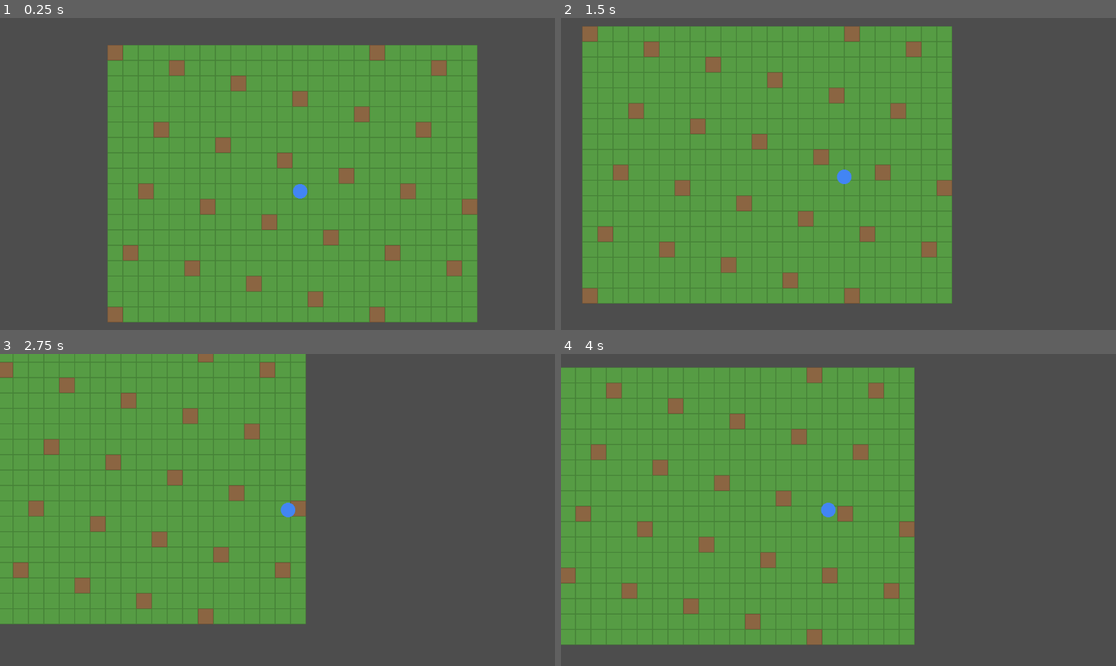
Above: before the commit, frames 1-4 (two rows, left to right).
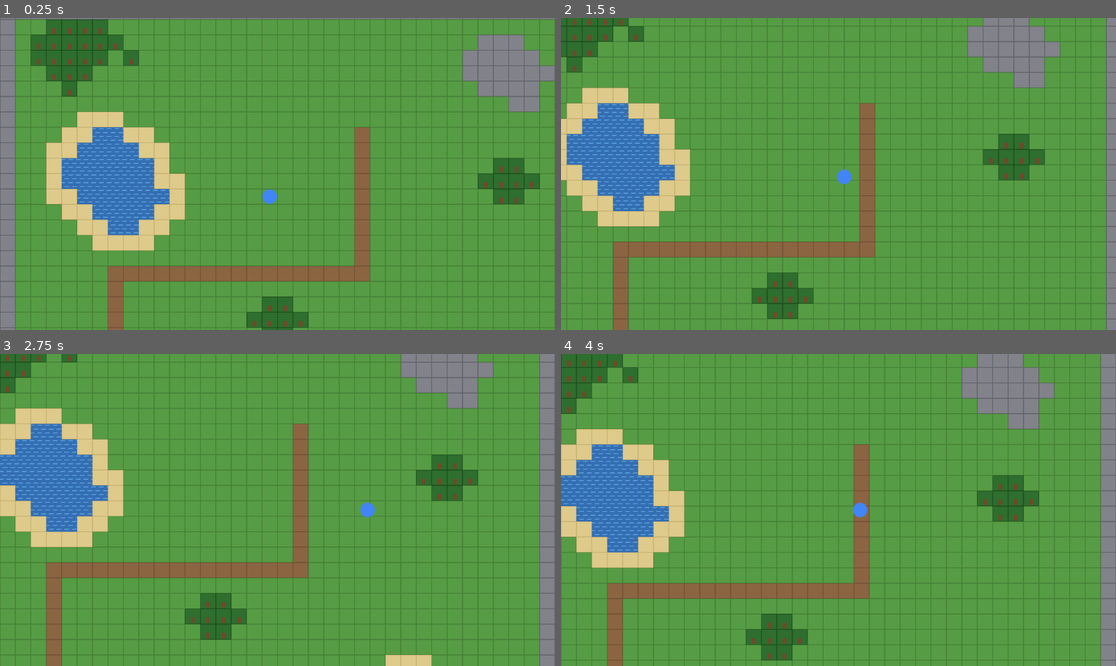
Above: after the commit, the same moments.

Repository: ozcinarece/Rable
Game: Godot game, scene res://scenes/World.tscn
Same seed, same stepped clock (60 frames per second), same inputs: the game is played once before the commit and once after it.
Inputs (mouse positions are in pixels of both pictures, inside the frame that each line leads up to):
- Up to frame 1 (0.25 s): no input
- Up to frame 2 (1.5 s): move the mouse to (960, 158) at 0.52 s; hold D 0.53-1.25 s; click (960, 158) at 0.67 s; drag from (727, 189) to (810, 236) at 1.27 s
- Up to frame 3 (2.75 s): move the mouse to (333, 441) at 2.02 s; hold D from 2.03 s (still down)
- Up to frame 4 (4 s): release D at 2.75 s; drag from (810, 572) to (672, 463) at 2.77 s; move the mouse to (1005, 556) at 3.52 s; hold A from 3.53 s (still down)

The runs differ from the first frame. In frame 1, 57% of the frame differs, in the area x 0-100%, y 0-100%; in frame 2, 55%; in frame 3, 69%; in frame 4, 62%.

Commit message:
El yapimi ASCII harita sistemi ekle
- scripts/map_data.gd: 40x26 el tasarimi harita (cim, toprak, kum,
  su, tas, agac + P spawn noktasi). Satirlari duzenleyerek harita
  degistirilebilir; ileride prosedurel uretec ayni formati kullanacak.
- scripts/world.gd: ASCII haritayi okuyup TileMap'e doser; su/tas/agac
  tile'larina carpisma kutusu ekler (uzerinden yurunemez), oyuncuyu
  P noktasina koyar, kamerayi harita sinirlarina kilitler.
- Yeni placeholder tile gorselleri: sand, water (dalga desenli),
  stone, tree (gövdeli).

Diff:
--- /dev/null
+++ b/scripts/map_data.gd
@@ -0,0 +1,44 @@
+extends RefCounted
+## El yapimi ASCII harita verisi.
+## Her karakter bir tile'a karsilik gelir:
+##   .  cim     (yurunebilir)
+##   d  toprak  (yurunebilir)
+##   s  kum     (yurunebilir)
+##   ~  su      (engel)
+##   #  tas     (engel - ileride kazilabilir olacak)
+##   T  agac    (engel - ileride odun kaynagi olacak)
+##   P  oyuncunun baslangic noktasi (altina cim doselenir)
+##
+## Haritayi degistirmek icin sadece asagidaki satirlari duzenlemek yeterli.
+## Tum satirlar ayni uzunlukta olmali ve haritada tam bir tane P olmali.
+## Ileride prosedurel uretime gecildiginde ayni format kullanilacak:
+## ureteci fonksiyon da boyle bir String dizisi dondurecek.
+
+const MAP: Array[String] = [
+	"########################################",
+	"#..TTTT................................#",
+	"#.TTTTTT.......................###.....#",
+	"#.TTTTT.T.....................#####....#",
+	"#..TTT........................######...#",
+	"#...T..........................####....#",
+	"#................................##....#",
+	"#....sss...............................#",
+	"#...ss~~ss.............d...............#",
+	"#..ss~~~~ss............d...............#",
+	"#..s~~~~~~s............d........TT.....#",
+	"#..s~~~~~~ss...........d.......TTTT....#",
+	"#..ss~~~~~~s.....P.....d........TT.....#",
+	"#...ss~~~~ss...........d...............#",
+	"#....ss~~ss............d...............#",
+	"#.....ssss.............d...............#",
+	"#......................d...............#",
+	"#......ddddddddddddddddd...............#",
+	"#......d...............................#",
+	"#......d.........TT....................#",
+	"#......d........TTTT...................#",
+	"#......d.........TT....................#",
+	"#......d...............................#",
+	"#......d.....................sss.......#",
+	"#............................s~ss......#",
+	"########################################",
+]
--- a/scripts/world.gd
+++ b/scripts/world.gd
@@ -1,56 +1,89 @@
 extends Node2D
-## Oyun dunyasini kuran script.
-## Zemin (cim/toprak) tile'larini kod ile olusturup TileMap'e yerlestirir,
-## boylece Godot editorunde elle tile boyamaya gerek kalmaz.
+## Oyun dunyasini scripts/map_data.gd icindeki ASCII haritadan kurar.
 ##
-## Ileride buraya crafting, gece/gunduz dongusu, kazma gibi sistemler
-## World sahnesine yeni child node / script olarak eklenebilir;
-## bu script sadece zemin ve oyuncunun baslangic konumundan sorumludur.
+## Sorumluluklari:
+##   1. Tile gorselleri + carpismalari iceren TileSet'i kod ile olusturmak
+##   2. ASCII haritayi okuyup TileMap'e dosemek
+##   3. Oyuncuyu haritadaki P noktasina yerlestirmek
+##   4. Kamerayi harita sinirlarina kilitlemek
+##
+## Ileride prosedurel harita uretimine gecerken sadece MAP verisinin
+## geldigi yer degisecek; buradaki doseme mantigi ayni kalacak.
 
 const TILE_SIZE: int = 32
-const MAP_WIDTH: int = 24   # tile sayisi (yatay)
-const MAP_HEIGHT: int = 18  # tile sayisi (dikey)
+const MapData = preload("res://scripts/map_data.gd")
 
-const GRASS_SOURCE_ID: int = 0
-const DIRT_SOURCE_ID: int = 1
+# Harita karakteri -> tile tanimi.
+# "solid" true olan tile'lara carpisma kutusu eklenir (uzerinden yurunemez).
+const TILE_DEFS: Dictionary = {
+	".": {"texture": "res://assets/tiles/grass.png", "solid": false},
+	"d": {"texture": "res://assets/tiles/dirt.png", "solid": false},
+	"s": {"texture": "res://assets/tiles/sand.png", "solid": false},
+	"~": {"texture": "res://assets/tiles/water.png", "solid": true},
+	"#": {"texture": "res://assets/tiles/stone.png", "solid": true},
+	"T": {"texture": "res://assets/tiles/tree.png", "solid": true},
+}
 
 @onready var ground_tile_map: TileMap = $GroundTileMap
 @onready var player: CharacterBody2D = $Player
 
+# Hangi karakterin TileSet'te hangi source id'ye karsilik geldigini tutar
+var _char_to_source_id: Dictionary = {}
+
 func _ready() -> void:
 	ground_tile_map.tile_set = _build_tile_set()
-	_generate_ground()
-	_center_player()
+	_build_map_from_ascii()
 
-# Grass ve dirt placeholder tile'larini iceren bir TileSet kaynagi olusturur.
+# Tum tile turlerini (gorsel + gerekiyorsa carpisma) iceren TileSet olusturur.
 func _build_tile_set() -> TileSet:
 	var tile_set := TileSet.new()
 	tile_set.tile_size = Vector2i(TILE_SIZE, TILE_SIZE)
+	tile_set.add_physics_layer()  # engel tile'larin carpisma katmani
 
-	var grass_source := TileSetAtlasSource.new()
-	grass_source.texture = load("res://assets/tiles/grass.png")
-	grass_source.texture_region_size = Vector2i(TILE_SIZE, TILE_SIZE)
-	grass_source.create_tile(Vector2i(0, 0))
-	tile_set.add_source(grass_source, GRASS_SOURCE_ID)
+	var next_id := 0
+	for ch in TILE_DEFS:
+		var def: Dictionary = TILE_DEFS[ch]
+		var source := TileSetAtlasSource.new()
+		source.texture = load(def["texture"])
+		source.texture_region_size = Vector2i(TILE_SIZE, TILE_SIZE)
+		source.create_tile(Vector2i(0, 0))
 
-	var dirt_source := TileSetAtlasSource.new()
-	dirt_source.texture = load("res://assets/tiles/dirt.png")
-	dirt_source.texture_region_size = Vector2i(TILE_SIZE, TILE_SIZE)
-	dirt_source.create_tile(Vector2i(0, 0))
-	tile_set.add_source(dirt_source, DIRT_SOURCE_ID)
+		if def["solid"]:
+			# Tile'in tamamini kaplayan kare bir carpisma poligonu ekle
+			var tile_data: TileData = source.get_tile_data(Vector2i(0, 0), 0)
+			tile_data.add_collision_polygon(0)
+			var h := TILE_SIZE / 2.0
+			tile_data.set_collision_polygon_points(0, 0, PackedVector2Array([
+				Vector2(-h, -h), Vector2(h, -h), Vector2(h, h), Vector2(-h, h),
+			]))
+
+		tile_set.add_source(source, next_id)
+		_char_to_source_id[ch] = next_id
+		next_id += 1
 
 	return tile_set
 
-# Zemini cim ile doldurur, gorsel cesitlilik icin sabit bir desende toprak serpistirir.
-func _generate_ground() -> void:
-	for x in range(MAP_WIDTH):
-		for y in range(MAP_HEIGHT):
-			var source_id := GRASS_SOURCE_ID
-			if (x * 3 + y * 5) % 17 == 0:
-				source_id = DIRT_SOURCE_ID
-			ground_tile_map.set_cell(0, Vector2i(x, y), source_id, Vector2i(0, 0))
+# ASCII haritayi satir satir okuyup tile'lari doser.
+func _build_map_from_ascii() -> void:
+	var rows: Array[String] = MapData.MAP
+	for y in rows.size():
+		var row := rows[y]
+		for x in row.length():
+			var ch := row[x]
+			if ch == "P":
+				# Oyuncunun baslangic noktasi; zeminine cim doselenir
+				player.position = ground_tile_map.map_to_local(Vector2i(x, y))
+				ch = "."
+			if not TILE_DEFS.has(ch):
+				ch = "."  # bilinmeyen karakter olursa cime dus
+			ground_tile_map.set_cell(0, Vector2i(x, y), _char_to_source_id[ch], Vector2i(0, 0))
 
-# Oyuncuyu haritanin ortasina yerlestirir.
-func _center_player() -> void:
-	var center_tile := Vector2i(MAP_WIDTH / 2, MAP_HEIGHT / 2)
-	player.position = ground_tile_map.map_to_local(center_tile)
+	_apply_camera_limits(rows[0].length(), rows.size())
+
+# Kamerayi harita disini gostermeyecek sekilde sinirlar.
+func _apply_camera_limits(map_width_tiles: int, map_height_tiles: int) -> void:
+	var camera: Camera2D = player.get_node("Camera2D")
+	camera.limit_left = 0
+	camera.limit_top = 0
+	camera.limit_right = map_width_tiles * TILE_SIZE
+	camera.limit_bottom = map_height_tiles * TILE_SIZE
Binary file added: assets/tiles/sand.png
Binary file added: assets/tiles/stone.png
Binary file added: assets/tiles/tree.png
Binary file added: assets/tiles/water.png
